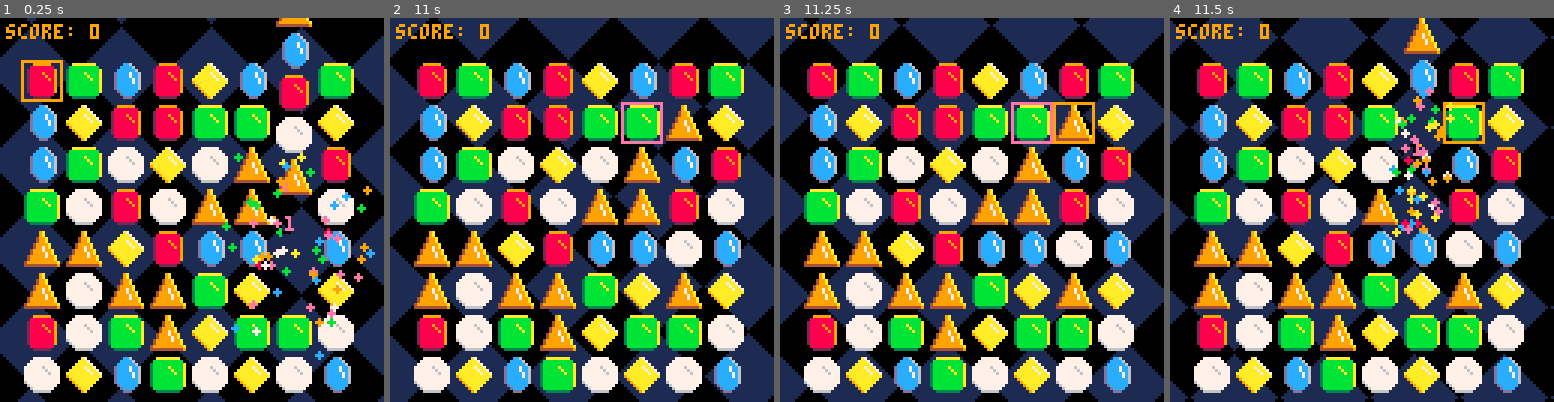
Above: before the commit, frames 1-4 (left to right).
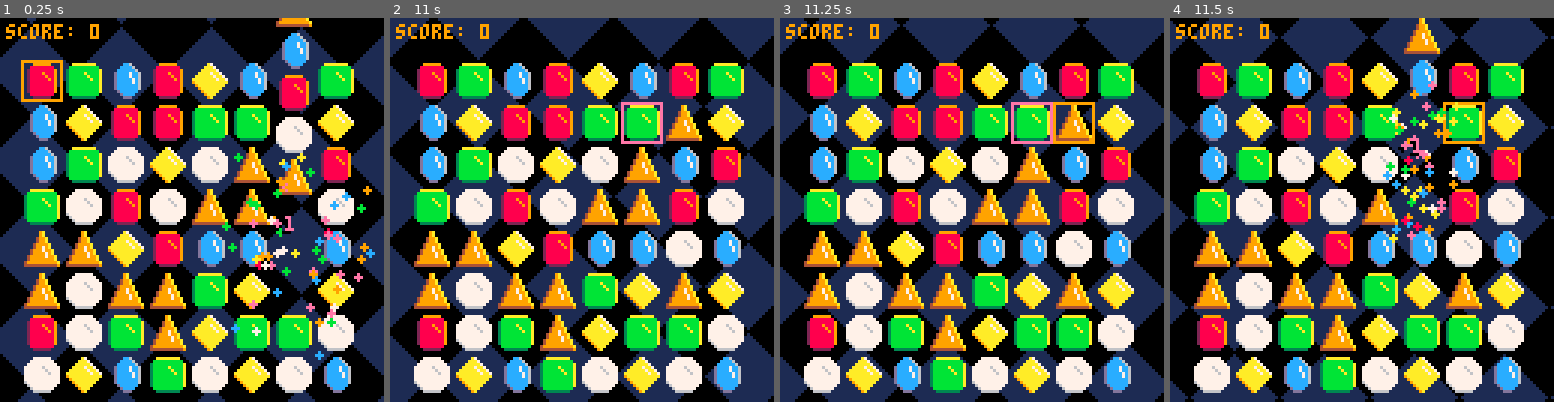
Above: after the commit, the same moments.

Repository: LuosRestil/pico8
Game: PICO-8 cartridge match3/match3.p8
Two runs of this game, one before a commit and one after it. Both use one fixed random seed, a clock stepped at 60 frames per second and the inputs below.
Inputs:
- Up to frame 1 (0.25 s): no input
- Up to frame 2 (11 s): tap X (X key) at 0.33, 1.07, 1.85, 2.97, 4.08, 5.2, 6.32, 7.43, 8.55, 9.67, 10.78 s; tap O (Z key) at 0.7, 1.7, 2.1, 2.5, 2.9, 3.3, 3.7, 4.1, 4.5, 4.9, 5.3, 5.7, 6.1, 6.5, 6.9, 7.3, 7.7, 8.1, 8.5, 8.9, 9.3, 9.7, 10.1, 10.5, 10.9 s; hold Right 1.6-2.1 s; hold Up 2.15-2.42 s; hold Right 2.47-3.03 s; hold Left 3.08-3.58 s; hold Down 3.63-3.97 s; hold Right 4.02-4.68 s; hold Up 4.73-5.03 s; hold Left 5.08-5.68 s; hold Down 5.73-6.03 s; hold Right 6.08-6.58 s; hold Right 6.63-7.13 s; hold Up 7.18-7.45 s; hold Right 7.5-8.07 s; hold Left 8.12-8.62 s; hold Down 8.67-9 s; hold Right 9.05-9.72 s; hold Up 9.77-10.07 s; hold Left 10.12-10.72 s; hold Down from 10.77 s (still down)
- Up to frame 3 (11.25 s): release Down at 11.07 s; hold Right from 11.12 s (still down)
- Up to frame 4 (11.5 s): keep holding Right; tap O (Z key) at 11.3 s

Frames 1-3 are identical in both runs. In frame 4, 2.2% of the frame differs, in the area x 55-75%, y 16-59%.

Commit message:
match3 remove gridlock

Diff:
--- a/match3/match3.p8
+++ b/match3/match3.p8
@@ -8,7 +8,6 @@
 curr={0,0}
 jspr={1,3,5,7,9,11}
 jgrid={}
-gridlock=false
 selected=nil
 gravity=0.4
 swapspd=jsize/4
@@ -53,11 +52,7 @@
 	end
 
 	animate()
-
-	if not gridlock then
-		match()
-	end
-
+	match()
 	update_particles()
 end
 
@@ -116,16 +111,11 @@
 end
 
 function animate()
-	gridlock=false
 	for r=1,h do
 		for c=1,w do
 			local j=jgrid[r][c]
 
-			assert(not(j.swap and j.fall))
-
-			if j.swap or j.fall then
-				gridlock=true
-			end
+			assert(not(j.swap and j.fall), r..":"..c)
 
 			if j.swap then
 				if j.offset[1]~=0 then
@@ -142,9 +132,10 @@
 						j.offset[2]=0
 					end
 				end
-				j.swap=
-					(j.offset[1]~=0 or
+				local jswap=(
+					j.offset[1]~=0 or
 					j.offset[2]~=0)
+				j.swap=jswap
 			elseif j.fall then
 				j.dy+=gravity
 				j.offset[2]+=j.dy
@@ -159,15 +150,14 @@
 end
 
 function swap(a,b)
-	if a.fall or b.fall then
+	local aj=jgrid[a[2]+1][a[1]+1]
+	local bj=jgrid[b[2]+1][b[1]+1]
+	if aj.fall or bj.fall then
 		selected=nil
 		return
 	end
 	if are_neighbors(a,b) then
-		local aj=jgrid[a[2]+1][a[1]+1]
-		local bj=jgrid[b[2]+1][b[1]+1]
 		aj.sprite,bj.sprite=bj.sprite,aj.sprite
-
 		if not has_matches() then
 			aj.sprite,bj.sprite=bj.sprite,aj.sprite
 		else
@@ -199,7 +189,11 @@
 		local ct=0
 		for c=1,w do
 			local j=jgrid[r][c]
-			if j.sprite==last then
+			if
+				j.sprite==last and
+				not j.fall and
+				not j.swap
+			then
 				ct+=1
 			else
 				if ct>2 then
@@ -209,6 +203,9 @@
 					end
 				end
 				last=j.sprite
+				if j.fall or j.swap then
+					last=nil
+				end
 				ct=1
 			end
 		end
@@ -224,7 +221,11 @@
 		local ct=0
 		for r=1,h do
 			local j=jgrid[r][c]
-			if j.sprite==last then
+			if
+				j.sprite==last and
+				not j.fall and
+				not j.swap
+			then
 				ct+=1
 			else
 				if ct>2 then
@@ -234,6 +235,9 @@
 					end
 				end
 				last=j.sprite
+				if j.fall or j.swap then
+					last=nil
+				end
 				ct=1
 			end
 		end
@@ -288,6 +292,9 @@
 				j.offset={0,-offset*jsize}
 				jgrid[r+offset][c]=j
 				j.fall=true
+				if j.swap then
+					j.swap=false
+				end
 			end
 		end
 		--add new pieces
